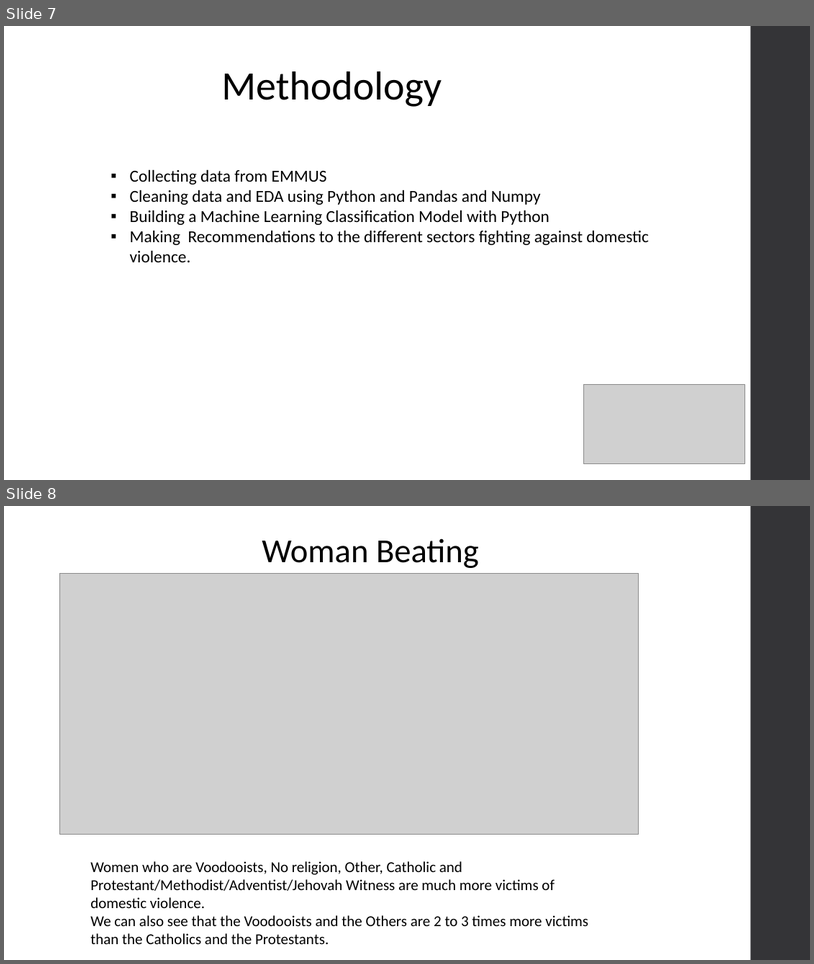
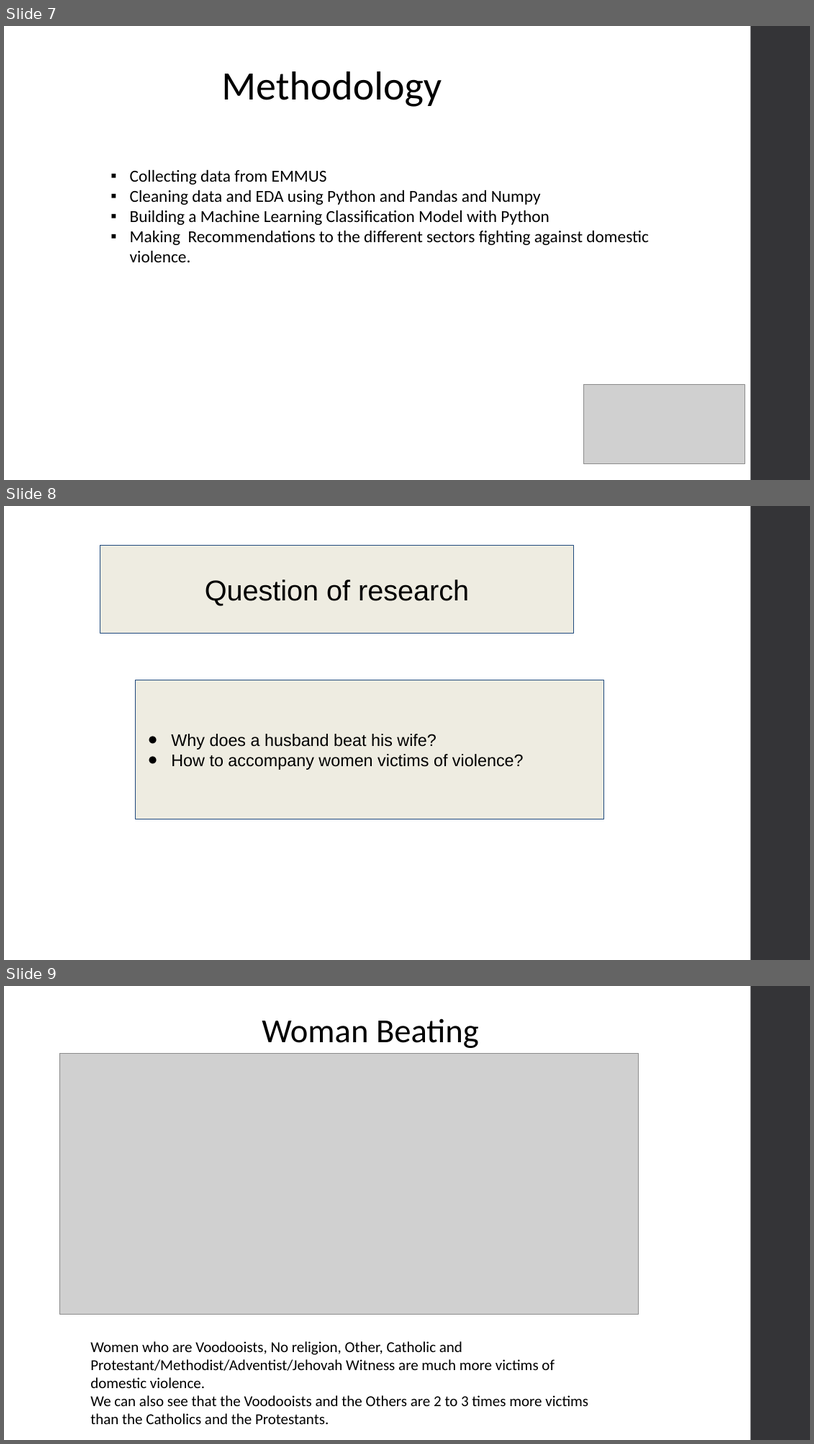
Before and after one commit to kettenieF20/Final-Capstone-Project, a slide deck: Domestic_Violence_on_woman_Ketenie_Flore recent.pptx. Shown one above the other, each under a label of ours: slides 7 and 8 before the commit, slides 7, 8 and 9 after it. The pictures are 814x964 and 814x1444 pixels, drawn with LibreOffice and Linux fonts; fonts in the diff are those of the drawing; grey boxes stand for pictures. Boxes give left, top, right and bottom in pixels: in the first picture for what was removed or moved away, otherwise in the second. Text is boxed around its words. In the diff, an @@ line names an element or a change of style, - is before the commit and + after.

```diff
--- a/Domestic_Violence_on_woman_Ketenie_Flore recent.pptx
+++ b/Domestic_Violence_on_woman_Ketenie_Flore recent.pptx
@@ slide 8 added at <box>4,506,810,960</box>, background #FFFFFF; not listed: 1 template element that a slide beside it also shows @@
@@ rectangle added at <box>100,546,574,633</box>, fill #EEECE1, outline #1F497D 0.75 pt, 34 pt, text #000000 @@
+Question of research
@@ rectangle added at <box>135,680,604,818</box>, fill #EEECE1, outline #1F497D 0.75 pt, 20 pt, text #000000 @@
+● Why does a husband beat his wife?
+● How to accompany women victims of violence?
@@ what was slide 8 is now slide 9 @@
```
Also in this commit, not shown: 2 slides changed, 1 other slide added, 1 slide removed.
